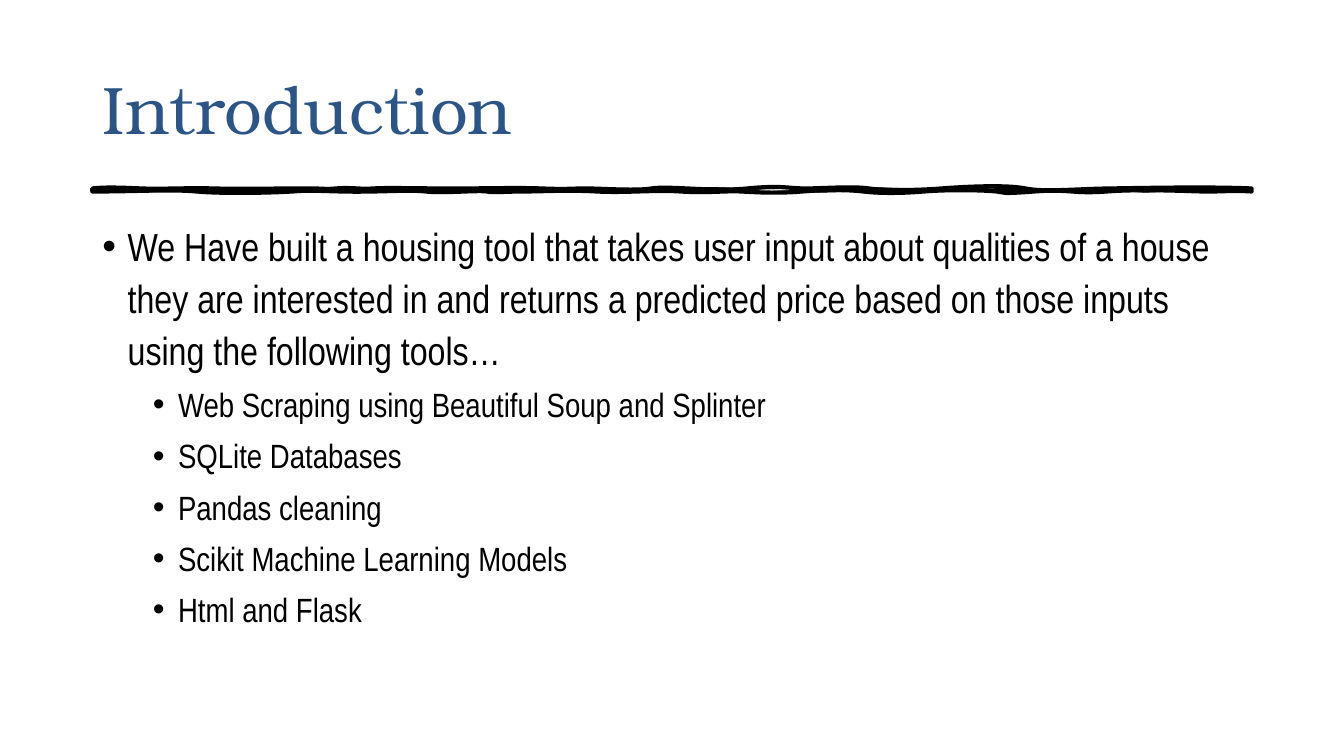
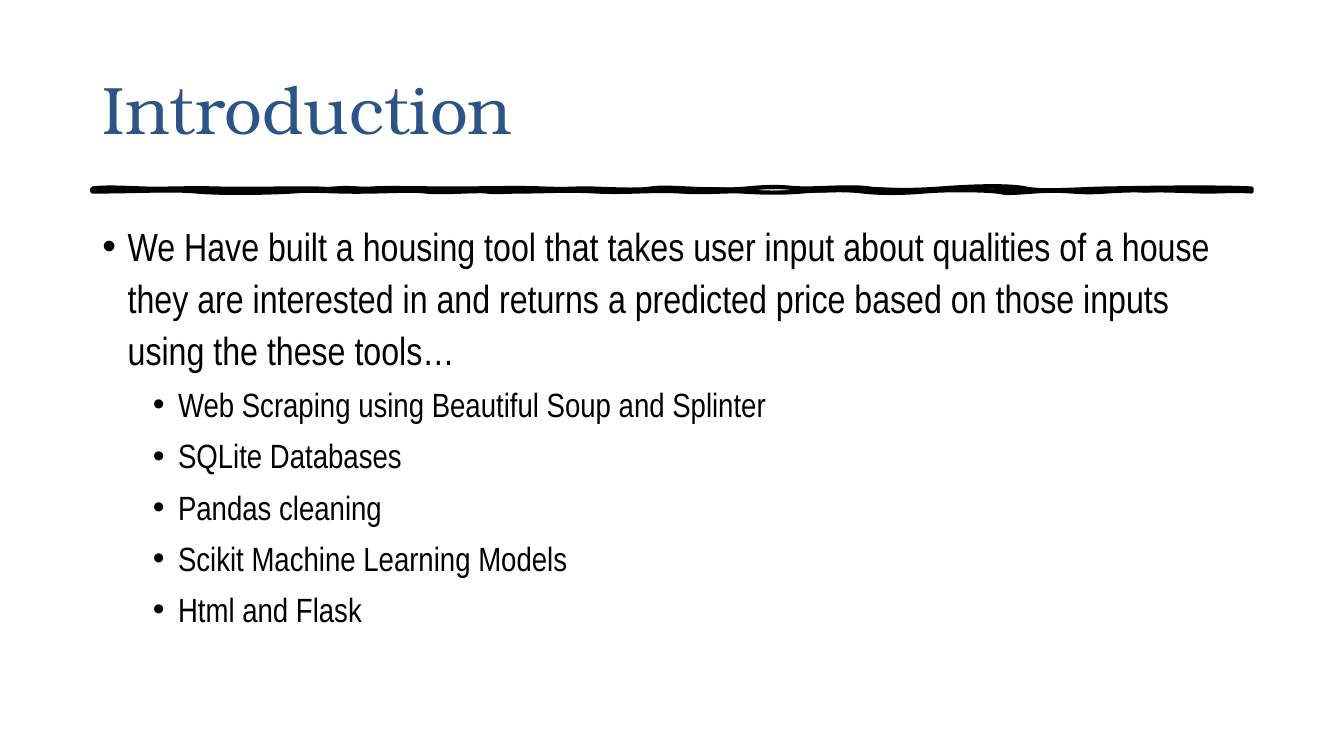
Before and after one commit to DCMilligan88/MLHousing, a slide deck: slide 2 of Machine Learning in the Housing Market.pptx. Drawn at 1344x756 pixels with LibreOffice and Linux fonts; fonts in the diff are those of the drawing. Boxes give left, top, right and bottom in pixels: in the first picture for what was removed or moved away, otherwise in the second. Text is boxed around its words. In the diff, an @@ line names an element or a change of style, - is before the commit and + after.

Commit message:
changedPP

```diff
--- a/Machine Learning in the Housing Market.pptx
+++ b/Machine Learning in the Housing Market.pptx
@@ text at (128,232,1210,372): text changed @@
-• We Have built a housing tool that takes user input about qualities of a house they are interested in and returns a predicted price based on those inputs using the following tools…
+• We Have built a housing tool that takes user input about qualities of a house they are interested in and returns a predicted price based on those inputs using the these tools…
```
